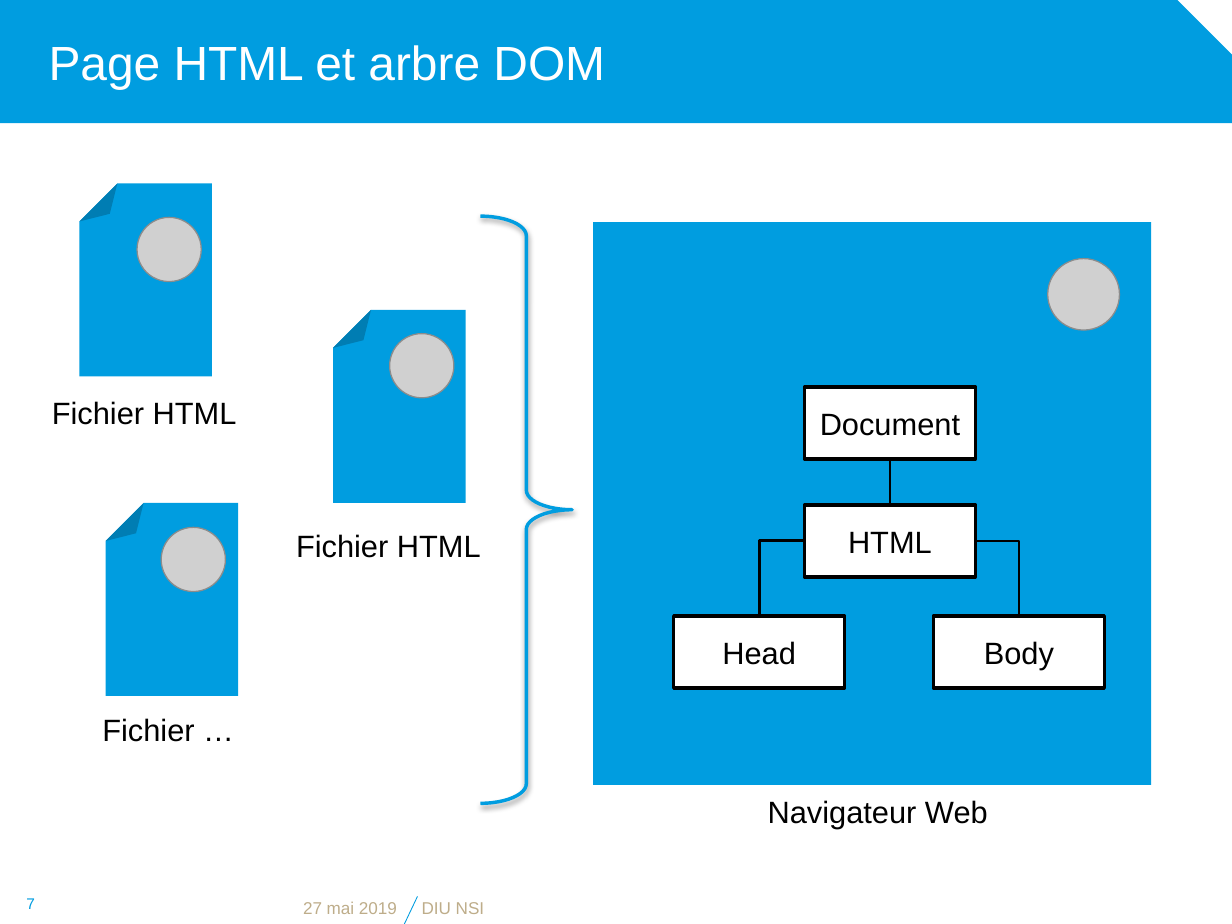
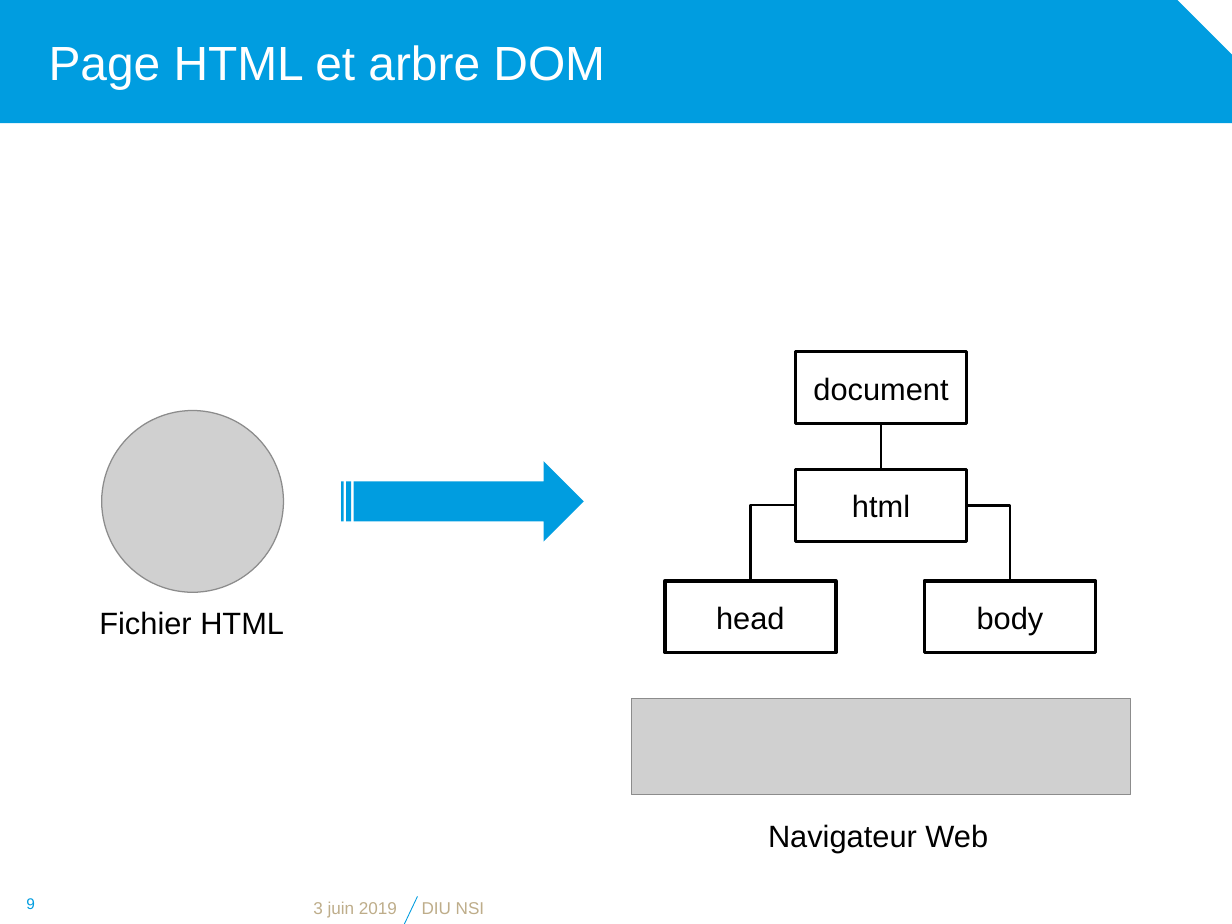
Before and after one commit to diu-uf-bordeaux/bloc1, a slide deck: slide 9 of web/2-HTML/html.pptx (slide 7 before the commit). Drawn at 1232x924 pixels with LibreOffice and Linux fonts; fonts in the diff are those of the drawing; grey boxes stand for pictures; background and template pictures are left out. Boxes give left, top, right and bottom in pixels: in the first picture for what was removed or moved away, otherwise in the second. Text is boxed around its words. In the diff, an @@ line names an element or a change of style, - is before the commit and + after.

Commit message:
pass on html

```diff
--- a/web/2-HTML/html.pptx
+++ b/web/2-HTML/html.pptx
@@ folded corner removed at <box>80,184,213,377</box> @@
@@ picture removed at <box>137,217,201,281</box> @@
@@ right brace removed at <box>480,216,572,803</box> @@
@@ rectangle removed at <box>593,222,1151,785</box> @@
@@ picture removed at <box>1047,259,1119,330</box> @@
@@ folded corner removed at <box>333,310,466,504</box> @@
@@ text in rectangle at <box>813,377,948,401</box>: text changed @@
-Document
+document
@@ text removed at <box>52,401,237,425</box> @@
-Fichier HTML
@@ picture: place and size @@
-picture at <box>389,334,453,398</box>
+picture at <box>102,410,285,593</box>
@@ 4 rectangles, 2 elbow lines, 1 line: place and size @@
-4 rectangles, 2 elbow lines, 1 line at <box>674,387,1105,687</box>
+4 rectangles, 2 elbow lines, 1 line at <box>665,352,1095,652</box>
@@ striped right arrow added at <box>341,461,584,541</box>, fill #009DE0 @@
@@ folded corner removed at <box>106,503,239,696</box> @@
@@ text in rectangle at <box>852,494,910,518</box>: text changed @@
-HTML
+html
@@ picture removed at <box>161,527,225,591</box> @@
@@ text "Fichier HTML": place and size @@
-text "Fichier HTML" at <box>296,534,481,558</box>
+text "Fichier HTML" at <box>99,611,284,635</box>
@@ text in rectangle at <box>716,606,784,630</box>: text changed @@
-Head
+head
@@ text in rectangle at <box>977,606,1044,634</box>: text changed @@
-Body
+body
@@ text removed at <box>102,718,194,742</box> @@
-Fichier …
@@ picture added at <box>632,699,1131,795</box> @@
@@ text "Navigateur Web": place and size @@
-text "Navigateur Web" at <box>768,800,988,828</box>
+text "Navigateur Web" at <box>768,824,988,853</box>
@@ page number at <box>26,898,35,909</box>: text changed @@
-7
+9
@@ text at <box>313,901,397,918</box>: text changed @@
-27 mai 2019
+3 juin 2019
```
Also in this commit, not shown: 5 other slides changed, 3 slides added, 1 slide removed.
